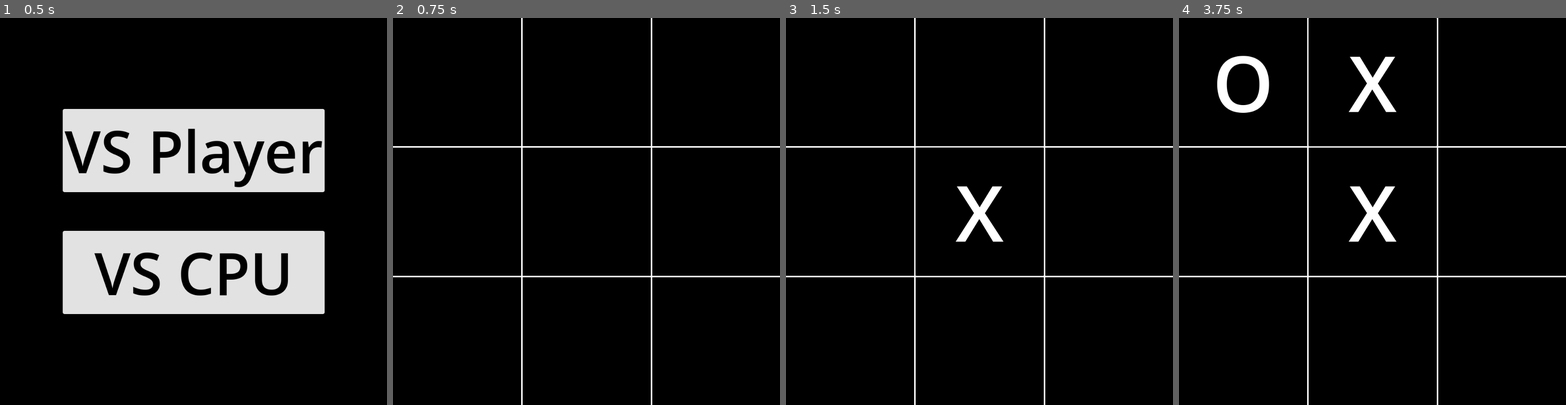
Above: before the commit, frames 1-4 (left to right).
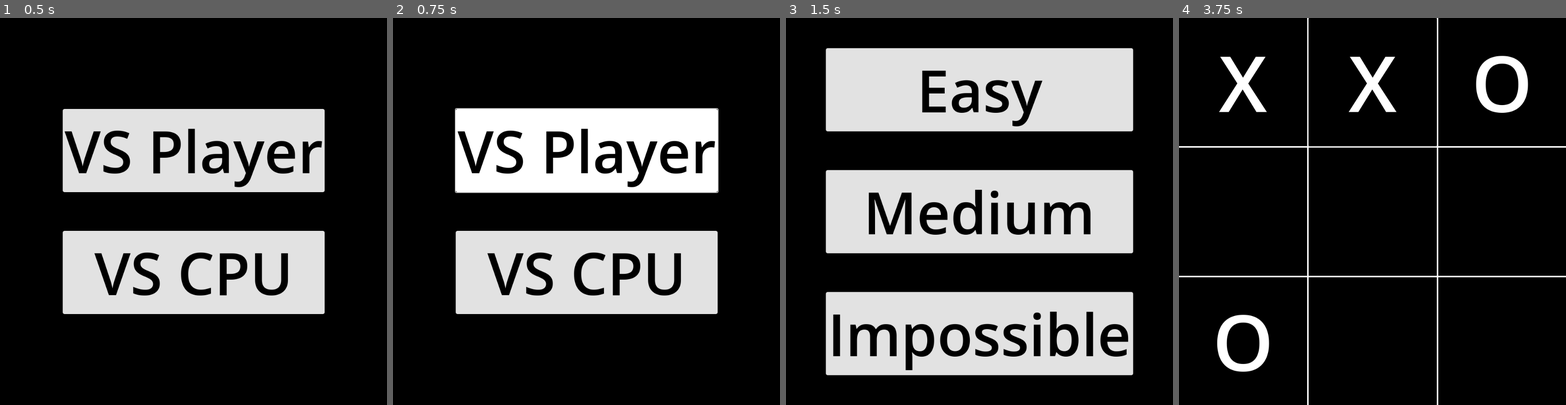
Above: after the commit, the same moments.

Repository: Vorgenstad/tic-tac-toe
Game: Godot game, scene res://scenes/main.tscn
Two runs of this game, one before a commit and one after it. Both use one fixed random seed, a clock stepped at 60 frames per second and the inputs below.
Inputs (mouse positions are in pixels of both pictures, inside the frame that each line leads up to):
- Up to frame 1 (0.5 s): no input
- Up to frame 2 (0.75 s): click "VS Player" at 0.5 s
- Up to frame 3 (1.5 s): click (979, 273) at 1.25 s, where only the run after the commit has a clickable "VS CPU"
- Up to frame 4 (3.75 s): click (1372, 211) at 2 s, where only the run after the commit has a clickable "Medium"; click (1244, 83) at 2.75 s; click (1372, 83) at 3.5 s

Frame 1 is identical in both runs. In frame 2, 27% of the frame differs, in the area x 0-100%, y 0-100%; in frame 3, 47%; in frame 4, 3.8%.

Commit message:
Added difficulty selector

Diff:
--- a/scenes/menu.tscn
+++ b/scenes/menu.tscn
@@ -5,7 +5,8 @@
 [node name="Menu" type="CanvasLayer"]
 script = ExtResource("1_1ynsh")
 
-[node name="VBoxContainer" type="VBoxContainer" parent="."]
+[node name="ModeButtons" type="VBoxContainer" parent="."]
+unique_name_in_owner = true
 anchors_preset = 8
 anchor_left = 0.5
 anchor_top = 0.5
@@ -19,13 +20,44 @@
 grow_vertical = 2
 theme_override_constants/separation = 100
 
-[node name="PlayerButton" type="Button" parent="VBoxContainer"]
+[node name="PlayerButton" type="Button" parent="ModeButtons"]
 layout_mode = 2
 text = "VS Player"
 
-[node name="CpuButton" type="Button" parent="VBoxContainer"]
+[node name="CpuButton" type="Button" parent="ModeButtons"]
 layout_mode = 2
 text = "VS CPU"
 
-[connection signal="pressed" from="VBoxContainer/PlayerButton" to="." method="_on_player_button_pressed"]
-[connection signal="pressed" from="VBoxContainer/CpuButton" to="." method="_on_cpu_button_pressed"]
+[node name="DifficultyButtons" type="VBoxContainer" parent="."]
+unique_name_in_owner = true
+visible = false
+anchors_preset = 8
+anchor_left = 0.5
+anchor_top = 0.5
+anchor_right = 0.5
+anchor_bottom = 0.5
+offset_left = -397.0
+offset_top = -326.5
+offset_right = 397.0
+offset_bottom = 326.5
+grow_horizontal = 2
+grow_vertical = 2
+theme_override_constants/separation = 100
+
+[node name="EasyButton" type="Button" parent="DifficultyButtons"]
+layout_mode = 2
+text = "Easy"
+
+[node name="MediumButton" type="Button" parent="DifficultyButtons"]
+layout_mode = 2
+text = "Medium"
+
+[node name="ImpossibleButton" type="Button" parent="DifficultyButtons"]
+layout_mode = 2
+text = "Impossible"
+
+[connection signal="pressed" from="ModeButtons/PlayerButton" to="." method="_on_player_button_pressed"]
+[connection signal="pressed" from="ModeButtons/CpuButton" to="." method="_on_cpu_button_pressed"]
+[connection signal="pressed" from="DifficultyButtons/EasyButton" to="." method="_on_difficulty_button_pressed" binds= [0]]
+[connection signal="pressed" from="DifficultyButtons/MediumButton" to="." method="_on_difficulty_button_pressed" binds= [1]]
+[connection signal="pressed" from="DifficultyButtons/ImpossibleButton" to="." method="_on_difficulty_button_pressed" binds= [2]]
--- a/scripts/constants.gd
+++ b/scripts/constants.gd
@@ -19,3 +19,10 @@
 	HUMAN,
 	CPU,
 }
+
+enum Difficulty
+{
+	EASY,
+	MEDIUM,
+	IMPOSSIBLE
+}
--- a/scripts/cpu-player.gd
+++ b/scripts/cpu-player.gd
@@ -2,10 +2,22 @@
 extends Player
 
 var _ai: AI
+var _difficulty: Constants.Difficulty
+
+func _init(value: Constants.CellValue, difficulty: Constants.Difficulty) -> void:
+	_value = value
+	_difficulty = difficulty
 
 func initialize(board: Board) -> void:
 	_board = board
-	_ai = MediumAI.new(board, _value)
+
+	match _difficulty:
+		Constants.Difficulty.EASY:
+			_ai = EasyAI.new(_board, _value)
+		Constants.Difficulty.MEDIUM:
+			_ai = MediumAI.new(_board, _value)
+		Constants.Difficulty.IMPOSSIBLE:
+			_ai = UnbeatableAI.new(_board, _value)
 
 func play() -> void:
 	_ai.play()
--- a/scripts/main.gd
+++ b/scripts/main.gd
@@ -3,32 +3,32 @@
 @export var menu_scene: PackedScene
 @export var game_scene: PackedScene
 
-func _setup_game(secondPlayerType: Constants.SecondPlayerType) -> Game:
+func _setup_game(secondPlayerType: Constants.SecondPlayerType, difficulty: Constants.Difficulty) -> Game:
 	var game: Game = game_scene.instantiate()
 
 	game.exit_actioned.connect(_on_game_exit_actioned)
 
 	var firstPlayer := HumanPlayer.new(Constants.CellValue.X)
 
-	var secondPlayer := _build_second_player(secondPlayerType)
+	var secondPlayer := _build_second_player(secondPlayerType, difficulty)
 
 	game.initialize(firstPlayer, secondPlayer)
 
 	return game
 
-func _build_second_player(secondPlayerType: Constants.SecondPlayerType) -> Player:
+func _build_second_player(secondPlayerType: Constants.SecondPlayerType, difficulty: Constants.Difficulty) -> Player:
 	match secondPlayerType:
 		Constants.SecondPlayerType.HUMAN:
 			return HumanPlayer.new(Constants.CellValue.O)
 		Constants.SecondPlayerType.CPU:
-			return CpuPlayer.new(Constants.CellValue.O)
+			return CpuPlayer.new(Constants.CellValue.O, difficulty)
 		_:
 			assert(false, "Unexpected second player type")
 
 	return null
 
-func _on_menu_start_actioned(secondPlayerType: Constants.SecondPlayerType) -> void:
-	var game := _setup_game(secondPlayerType)
+func _on_menu_start_actioned(secondPlayerType: Constants.SecondPlayerType, difficulty: Constants.Difficulty) -> void:
+	var game := _setup_game(secondPlayerType, difficulty)
 
 	add_child(game)
 
--- a/scripts/menu.gd
+++ b/scripts/menu.gd
@@ -1,9 +1,16 @@
 extends CanvasLayer
 
-signal start_actioned(secondPlayer: Constants.SecondPlayerType)
+@onready var _mode_buttons: Control = %ModeButtons
+@onready var _difficulty_buttons: Control = %DifficultyButtons
+
+signal start_actioned(secondPlayer: Constants.SecondPlayerType, difficulty: Constants.Difficulty)
 
 func _on_player_button_pressed() -> void:
 	start_actioned.emit(Constants.SecondPlayerType.HUMAN)
 
 func _on_cpu_button_pressed() -> void:
-	start_actioned.emit(Constants.SecondPlayerType.CPU)
+	_mode_buttons.visible = false
+	_difficulty_buttons.visible = true
+
+func _on_difficulty_button_pressed(difficulty: Constants.Difficulty) -> void:
+	start_actioned.emit(Constants.SecondPlayerType.CPU, difficulty)
